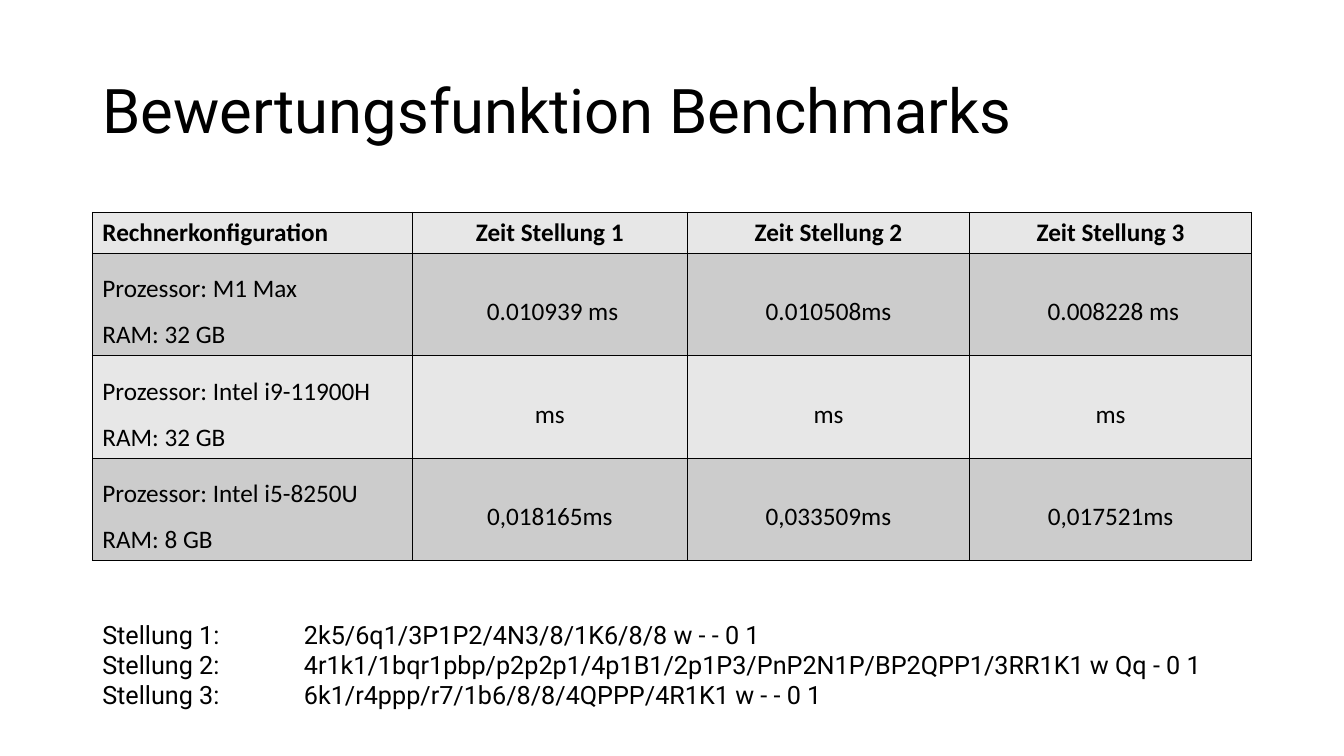
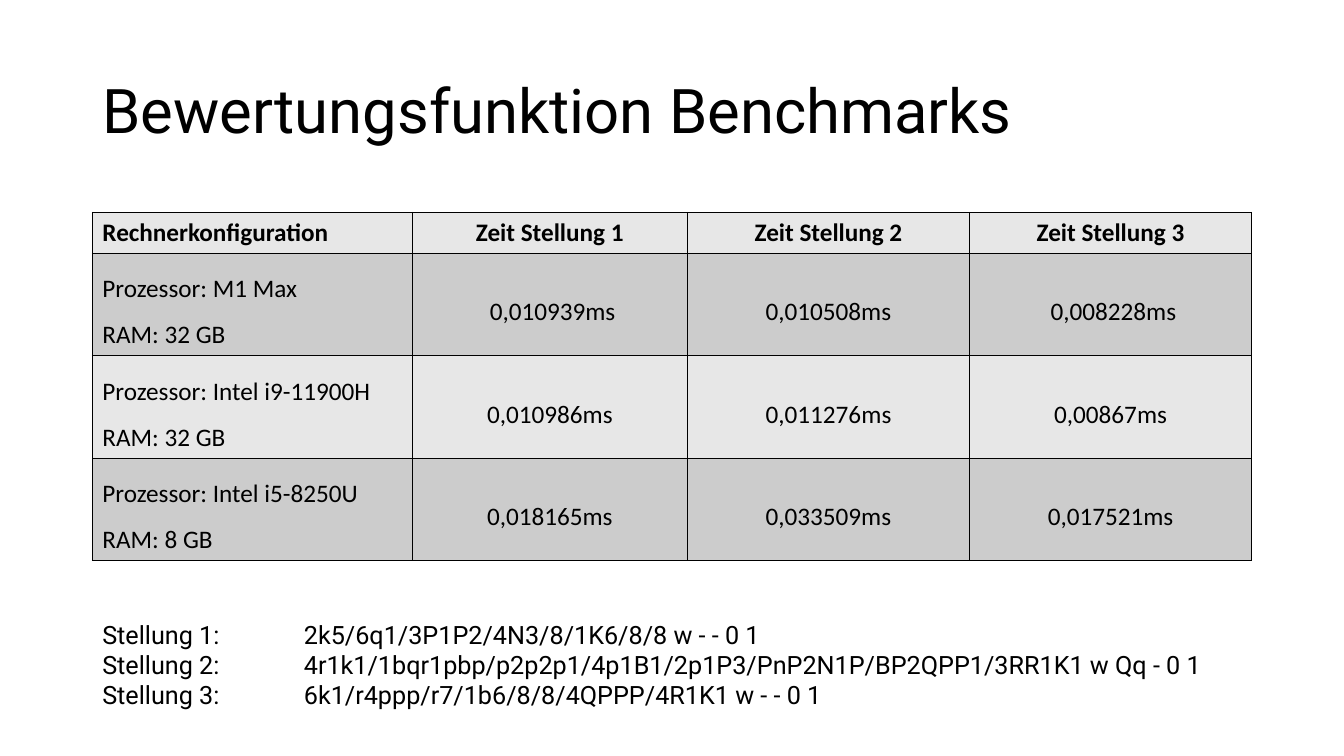
Before and after one commit to patrickzda/chess_engine, a slide deck: slide 2 of PJ_KI_MST2.pptx. Drawn at 1344x756 pixels with LibreOffice and Linux fonts; fonts in the diff are those of the drawing. Boxes give left, top, right and bottom in pixels: in the first picture for what was removed or moved away, otherwise in the second. Text is boxed around its words. In the diff, an @@ line names an element or a change of style, - is before the commit and + after.

```diff
--- a/PJ_KI_MST2.pptx
+++ b/PJ_KI_MST2.pptx
@@ table at bbox=[93, 213, 1252, 714] @@
-row 2: Prozessor: M1 Max / RAM: 32 GB | 0.010939 ms | 0.010508ms | 0.008228 ms
+row 2: Prozessor: M1 Max / RAM: 32 GB | 0,010939ms | 0,010508ms | 0,008228ms
-row 3: Prozessor: Intel i9-11900H / RAM: 32 GB | ms | ms | ms
+row 3: Prozessor: Intel i9-11900H / RAM: 32 GB | 0,010986ms | 0,011276ms | 0,00867ms
```
Also in this commit, not shown: 3 other slides changed, 1 slide added.
